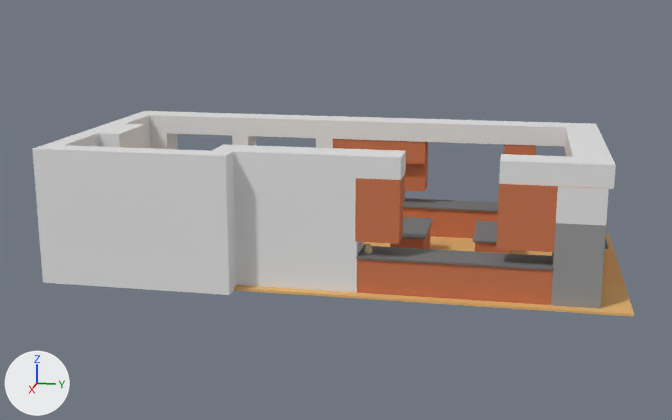
The glTF model clientside/models/kitchen.glb: old version first, new version second.
Camera for both pictures: a 50 mm lens placed at (23.45, 4.08, 6.5), pointed at (-0.39, -0.69, 0.54). Lighting does not change. The marker at lower left points along +X, +Y and +Z. Where no turn or scale is listed for an object, it has been applied to the vertices.
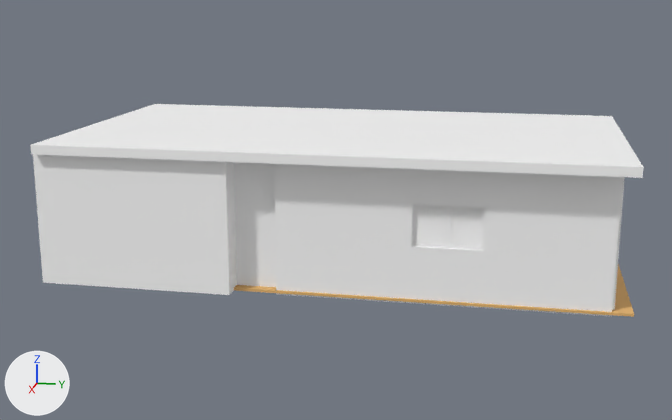
Boxes [x1, y1, x2, y2] around the edits, measured in the pictures (672 x 420 px):
'Cube.017', recoloured
    both: [32, 111, 616, 305]
'Cube.011', added
    after: [274, 164, 622, 316]
'Cube.009', added
    after: [30, 104, 644, 178]
'schrank1.001', recoloured
    both: [496, 184, 609, 252]
'transparentSmallWindow2', added
    after: [415, 206, 482, 246]
'Cube.013', added
    after: [412, 205, 485, 250]
'Cube.010', added
    after: [612, 177, 625, 310]
'Cube.003', unchanged, covered by the edit
    before: [551, 223, 606, 308]
'schrank1', unchanged, covered by the edit
    before: [355, 174, 405, 244]
'schrank1.005', unchanged, covered by the edit
    before: [333, 139, 428, 192]

The change, as a list of edits to the scene's bpy script:
```text
Change mat_simple_white:
    mat_simple_white.base_color: (0.8, 0.8, 0.8) -> (1.0, 1.0, 1.0)  # white #e7e7e7 -> white #ffffff
Add mat_material:
    mat_material = principled_material('Material')
    mat_material.base_color = (1.0, 1.0, 1.0)  # white #ffffff
    mat_material.metallic = 1.0
    mat_material.roughness = 1.0
Add me_cube_015:
    me_cube_015.from_pydata(...)  # a box spanning x -3.89..3.89, y -7.0..7.0, z -0.11..0.11
    me_cube_015.materials.append(mat_simple_white)  # white #ffffff
Add me_transparentplane_002:
    me_transparentplane_002.from_pydata([(0.0, -1.09, 0.68), (0.0, -1.09, -0.68), (0.0, 1.09, 0.68), (0.0, 1.09, -0.68)], [], [(0, 1, 3), (0, 3, 2)])
    me_transparentplane_002.materials.append(mat_material)  # white #ffffff
Add me_cube_013:
    me_cube_013.from_pydata(...)  # 105 vertices, 240 faces; spans x -0.04..0.04, y -0.84..0.84, z -0.51..0.51
    me_cube_013.materials.append(mat_simple_white)  # white #ffffff
Add me_cube_011:
    me_cube_011.from_pydata(...)  # 32 vertices, 64 faces; spans x -0.11..0.11, y -4.3..3.51, z -1.69..1.69
    me_cube_011.materials.append(mat_simple_white)  # white #ffffff
Add me_cube_010:
    me_cube_010.from_pydata(...)  # 16 vertices, 28 faces; spans x -3.23..3.16, y -0.31..0.11, z -1.69..1.69
    me_cube_010.materials.append(mat_simple_white)  # white #ffffff
Add ob_cube_009:
    ob_cube_009 = bpy.data.objects.new('Cube.009', me_cube_015)
    ob_cube_009.location = (-0.54, -0.37, 2.6)
Add ob_transparentsmallwindow2:
    ob_transparentsmallwindow2 = bpy.data.objects.new('transparentSmallWindow2', me_transparentplane_002)
    ob_transparentsmallwindow2.location = (2.63, 2.51, 0.89)
Add ob_cube_013:
    ob_cube_013 = bpy.data.objects.new('Cube.013', me_cube_013)
    ob_cube_013.location = (2.61, 2.54, 1.04)
Add ob_cube_011:
    ob_cube_011 = bpy.data.objects.new('Cube.011', me_cube_011)
    ob_cube_011.location = (2.64, 2.77, 0.85)
Add ob_cube_010:
    ob_cube_010 = bpy.data.objects.new('Cube.010', me_cube_010)
    ob_cube_010.location = (-0.55, 6.23, 0.85)
```
